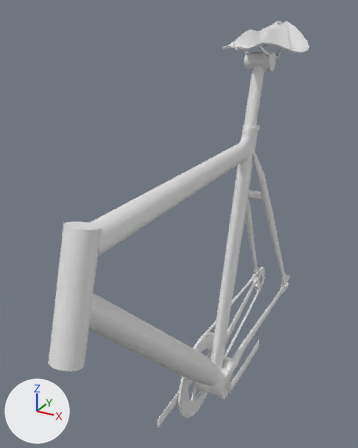
What one commit did to the OBJ model models/parts/frame_02_super_pista.obj.
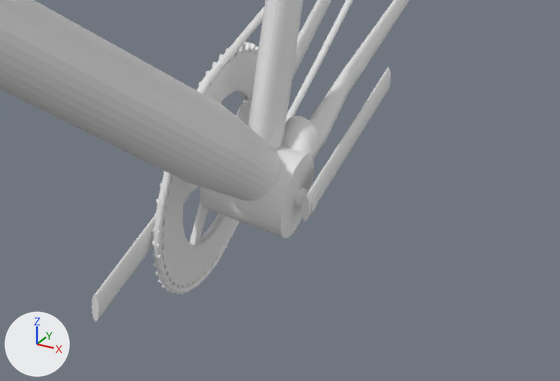
Old and new are each drawn whole from a camera (50 mm lens) standing at (0.74, -1.48, 1.48) and looking at (-0.15, 0.13, 0.67) and again close up on the part from 35% to 89% of the width and 71% to 100% of the height. Arrows for +X, +Y and +Z are at lower left; the lights stay in place. Where no turn or scale is listed for an object, it has been applied to the vertices. Vertices at the same position are counted once.

Names of what the first close-up shows: 'SUPER_PISTA'.
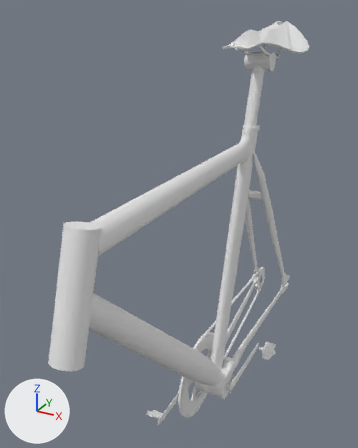
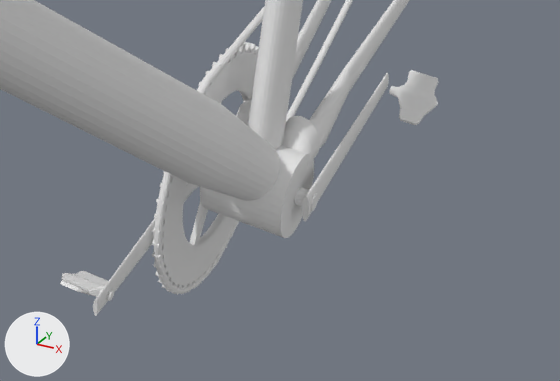
Boxes (x1, y1, x2, y2) around the edits, measured in the close-ups (560 x 381 px; the box of a moved part takes in the faces that stretch with it):
'SUPER_PISTA', reshaped
    before: (0, 0, 410, 322)
    after: (0, 0, 439, 316)
part 1 of me_super_pista, added
    after: (106, 290, 114, 301)
part 2 of me_super_pista, added
    after: (389, 86, 396, 95)
part 3 of me_super_pista, added
    after: (60, 271, 108, 297)
part 4 of me_super_pista, added
    after: (394, 70, 439, 125)
part 5 of me_super_pista, moved or reshaped
    before: (92, 68, 391, 322)
    after: (93, 73, 389, 316)

Edits to the bpy script that builds the scene:
```text
Add mat_default_obj:
    mat_default_obj = principled_material('Default_OBJ')
    mat_default_obj.base_color = (0.8, 0.8, 0.8)  # white #e7e7e7
    mat_default_obj.roughness = 1.0
Change me_super_pista:
    used by ob_super_pista; location = (0.0, 0.0, 0.0)
    remove me_super_pista.from_pydata(...)  # 11735 vertices, 10193 faces; spans x -0.17..0.15, y -0.78..1.07, z -0.32..1.42
    add me_super_pista.from_pydata(...)  # 14603 vertices, 12745 faces; spans x -0.17..0.18, y -0.78..1.07, z -0.32..1.42
    me_super_pista part 1: a new loose piece of 1111 vertices spanning x -0.1..-0.09, y -0.12..-0.11, z -0.13..-0.11, in mat_default_obj (white #e7e7e7)
    me_super_pista part 2: a new loose piece of 1111 vertices spanning x 0.1..0.11, y 0.52..0.53, z -0.13..-0.11, in mat_default_obj (white #e7e7e7)
    me_super_pista part 3: a new loose piece of 323 vertices spanning x -0.17..-0.1, y -0.15..-0.07, z -0.15..-0.09, in mat_default_obj (white #e7e7e7)
    me_super_pista part 4: a new loose piece of 323 vertices spanning x 0.11..0.18, y 0.49..0.56, z -0.14..-0.09, in mat_default_obj (white #e7e7e7)
    me_super_pista part 5
    63 vertices are removed from x -0.1..0.09, y -0.15..0.55, z -0.14..-0.09
    191 faces are deleted
    22 vertices in x -0.1..0.08, y -0.15..0.55, z -0.14 move by (0.0, 0.0, 0.01)
    22 vertices in x -0.1..0.09, y -0.15..0.55, z -0.1..-0.09 move by (0.0, 0.0, -0.01)
    7 vertices in x -0.09..0.09, y -0.15..0.55, z -0.14 move by (-0.01, 0.0, 0.01)
    17 vertices move from x -0.1..0.09, y -0.15..0.55, z -0.13..-0.09 to x -0.1..0.09, y -0.15..0.55, z -0.13..-0.1
    63 vertices are added at x -0.1..0.09, y -0.15..0.55, z -0.13..-0.11
    191 new faces join them
    add me_super_pista.materials.append(mat_default_obj)  # white #e7e7e7
```
